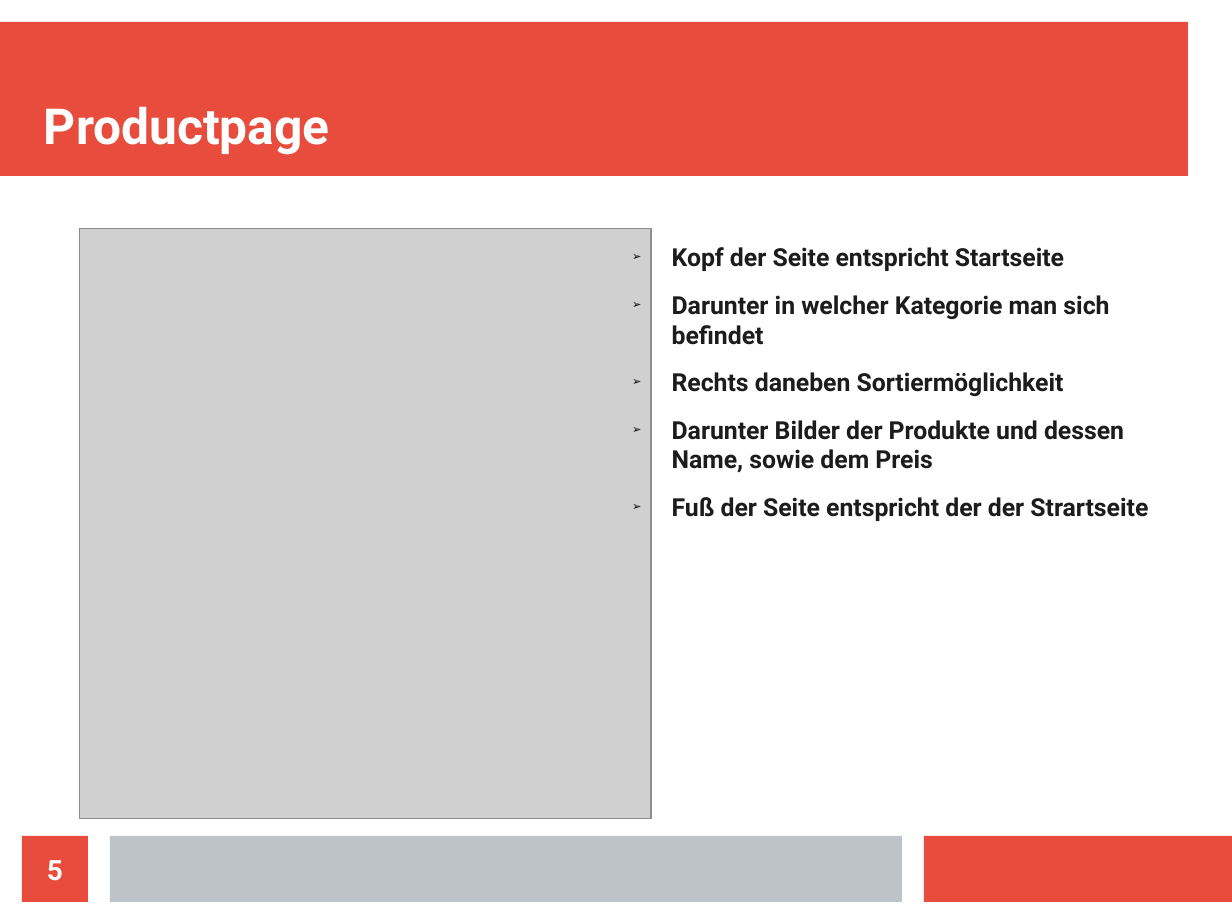
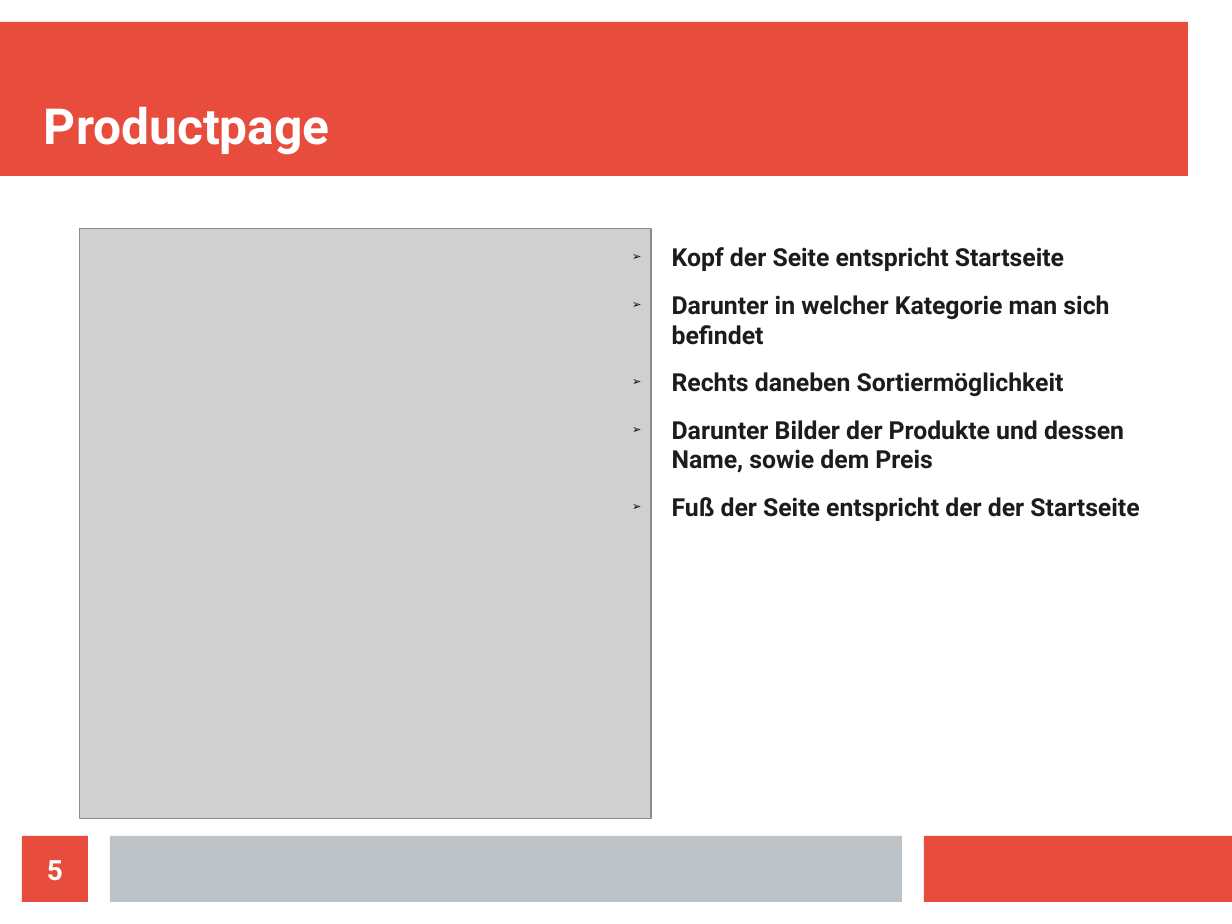
Before and after one commit to ts311/WebAnw2, a slide deck: slide 5 of Presentation/presentatiion.odp. Drawn at 1232x924 pixels with LibreOffice and Linux fonts; fonts in the diff are those of the drawing; grey boxes stand for pictures. Boxes give left, top, right and bottom in pixels: in the first picture for what was removed or moved away, otherwise in the second. Text is boxed around its words. In the diff, an @@ line names an element or a change of style, - is before the commit and + after.

Commit message:
fixed typos

```diff
--- a/Presentation/presentatiion.odp
+++ b/Presentation/presentatiion.odp
@@ text at (672,497,1139,521): text changed @@
-➢ Fuß der Seite entspricht der der Strartseite
+➢ Fuß der Seite entspricht der der Startseite
```
Also in this commit, not shown: 4 other slides changed.
